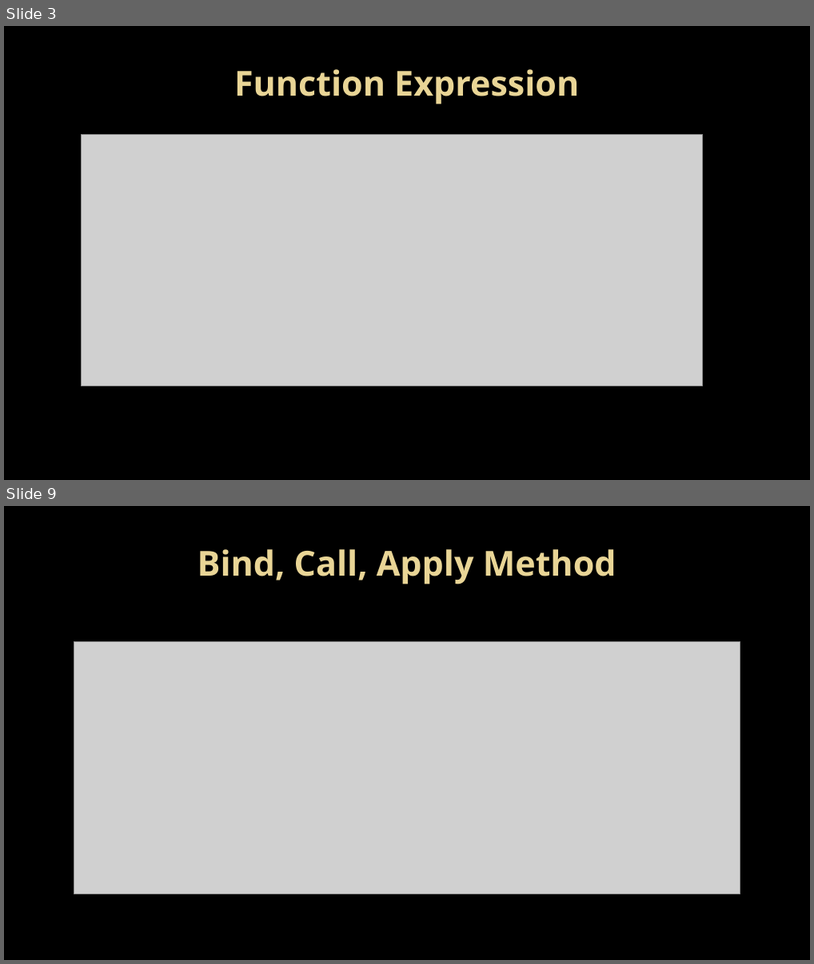
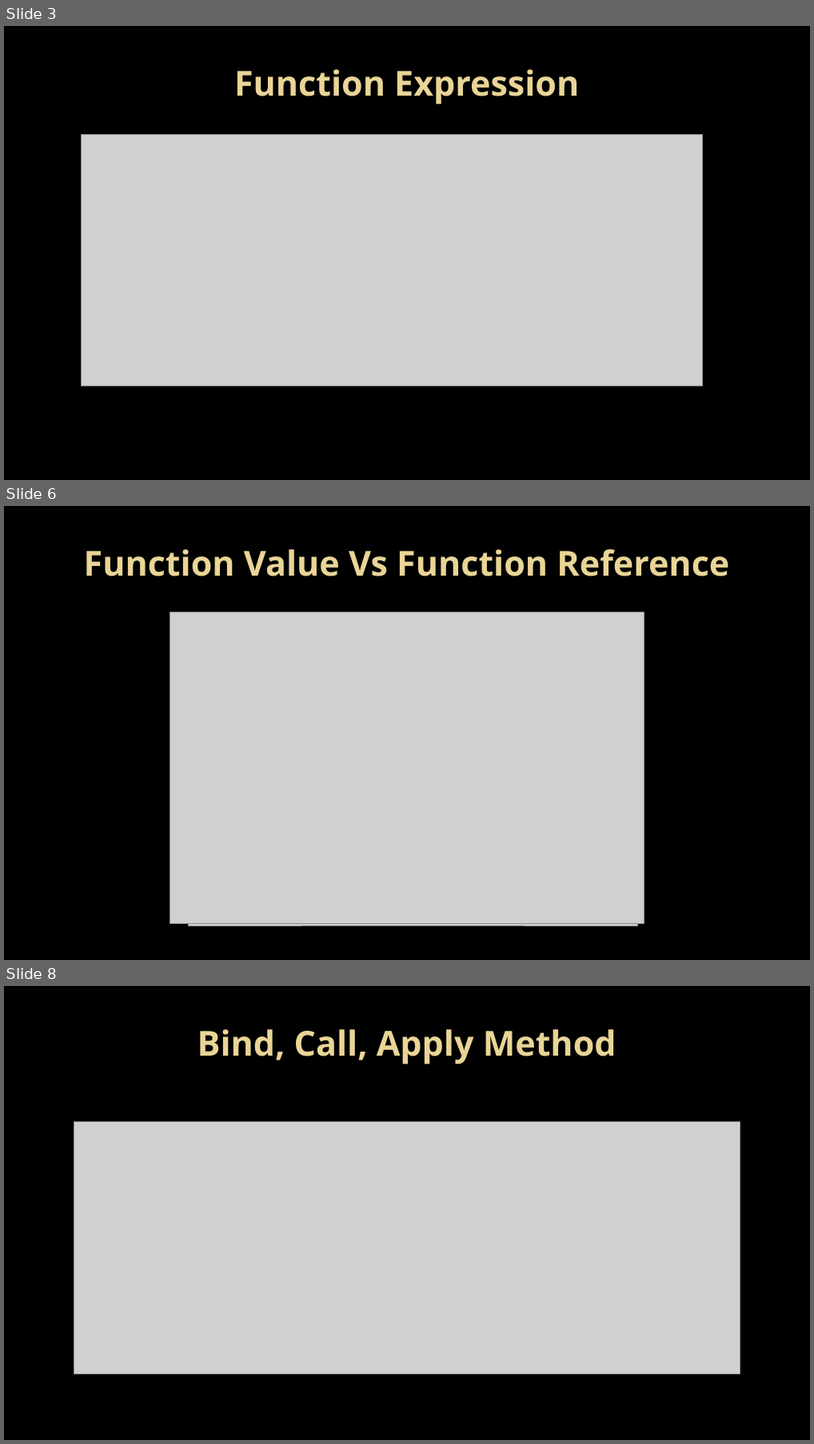
Before and after one commit to salman3009/newtownJuneBatch, a slide deck: 2022/June_Batch/5Javascript/others/new-version/11javascript - Advance-Function.pptx. Shown one above the other, each under a label of ours: slides 3 and 9 before the commit, slides 3, 6 and 8 after it; the slides between them are not shown. The pictures are 814x964 and 814x1444 pixels, drawn with LibreOffice and Linux fonts; fonts in the diff are those of the drawing; grey boxes stand for pictures; background and template pictures are left out. Boxes give left, top, right and bottom in pixels: in the first picture for what was removed or moved away, otherwise in the second. Text is boxed around its words. In the diff, an @@ line names an element or a change of style, - is before the commit and + after.

```diff
--- a/2022/June_Batch/5Javascript/others/new-version/11javascript - Advance-Function.pptx
+++ b/2022/June_Batch/5Javascript/others/new-version/11javascript - Advance-Function.pptx
@@ slide 6 added at <box>4,506,810,960</box>, background picture (left out) @@
@@ title added at <box>84,549,730,576</box>, 41 pt, text gradient #EAD696 to #E7D081, bold @@
+Function Value Vs Function Reference
@@ picture added at <box>170,612,644,924</box> @@
@@ picture added at <box>189,710,638,925</box> @@
@@ what was slide 9 is now slide 8 @@
```
Also in this commit, not shown: 3 slides changed, 1 other slide added, 1 slide removed, 19 other files.
